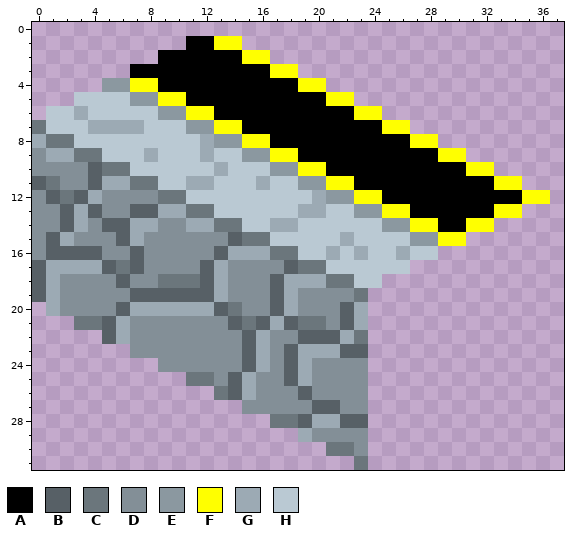
One commit to this pixel-art file: Assets/Sprites/Environment/Base/.BaseFrontRight.aseprite. This is how it looked before the edit.
38x32 pixels, 1 frame. Colours within 5 levels of each other are drawn and written as one.
Palette (. is transparent): A #000000  B #576066  C #6b767c  D #838f97  E #8b98a0  F #ffff00  G #9caab4  H #bac9d3
Pixels before, first column x 0:
 1 ...........AAFF......................
 2 .........AAAAAAFF....................
 3 .......AAAAAAAAAAFF..................
 4 .....EEFFAAAAAAAAAAFF................
 5 ...HHHHEEFFAAAAAAAAAAFF..............
 6 .HHGHHHHHEEFFAAAAAAAAAAFF............
 7 CHHHGGGGHHHEEFFAAAAAAAAAAFF..........
 8 GCCHHHHHHHHHGEEFFAAAAAAAAAAFF........
 9 DGGCCHHHGHHHGHHEEFFAAAAAAAAAAFF......
10 DDDDBCCHHHHHHGHHHEEFFAAAAAAAAAAFF....
11 BCDDBGGCCHHGGHHHGHHEEFFAAAAAAAAAAFF..
12 DBCBGDDDDCCHHHHHHHHHGEEFFAAAAAAAAAAFF
13 DDBGBDDBBGGCCHHHHHHGGHHEEFFAAAAAAFF..
14 DDBGDBBGGDDGGCCHHGGHHHHHHEEFFAAFF....
15 DBGDDDBGDDDDDDBCCHHHHHGHHHHEEFF......
16 DBBBBDDBDDDDDBGGGCCHHGHGHHGHH........
17 BGGGGBCBDDDDBGDDDDBCCHHHHHH..........
18 BGDDDDBDDCCCBGDDDBGGGCCHH............
19 BGDDDDDBBBBBBGDDDBGDDDDC.............
20 .GDDDDBGGGGGGBCDDBGDDDBG.............
21 ...CCBGDDDDDDDBCBGBCCDBG.............
22 .....BGDDDDDDDDBGDDBBBGC.............
23 .......DDDDDDDDBGDBGGGBB.............
24 .........DDDDDDBGDBGDDDD.............
25 ...........CCDBGDDBGDDDD.............
26 .............CBGDDDBDDDD.............
27 ...............DDDDDBBDD.............
28 .................CCBGGBB.............
29 ...................GDDDD.............
30 .....................CCD.............
31 .......................C.............
After:
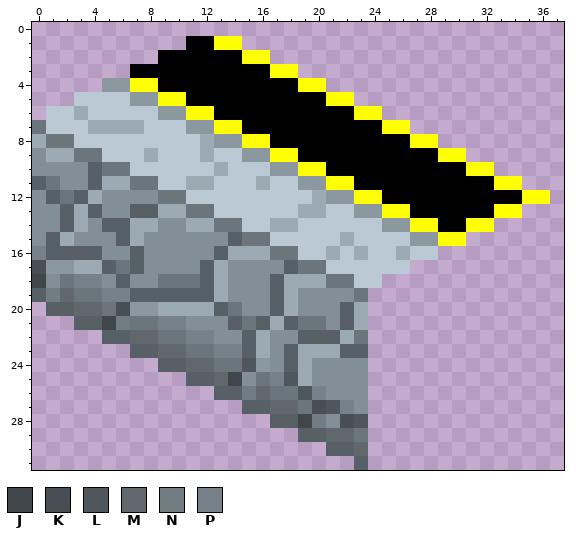
Colours new in this view: J #40464a  K #484f54  L #4f575c  M #60686e  N #727c83  P #778189
What changed:
y 16: x 0 D -> P
y 17: x 0..2 BGG -> KEE
y 18: x 0..4 BGDDD -> JDCPP
y 19: x 1..6 GDDDDD -> NMCCPP
y 20: x 1..8 GDDDDBGG -> BBMMCKEE
y 21: x 3..10 CCBGDDDD -> BBJNCCPP
y 22: x 6..12 GDDDDDD -> BMMCCPP
y 23: x 7..14 DDDDDDDD -> BBMMCCPP
y 24: x 9..16 DDDDDDBG -> BBMMCCLE
y 25: x 11..18 CCDBGDDB -> BBMJDCPL
y 26: x 13 C -> B; x 15..20 GDDDBD -> NMCCLP
y 27: x 15..22 DDDDDBBD -> BBMMCKLP
y 28: x 17..23 CCBGGBB -> BBJNDKL
y 29: x 19..23 GDDDD -> BBMMC
y 30: x 21..23 CCD -> BBM
y 31: x 23 C -> B
Where, in picture pixels (left, top, right, bottom), the same in both pictures:
changed: (32, 246, 368, 470)
